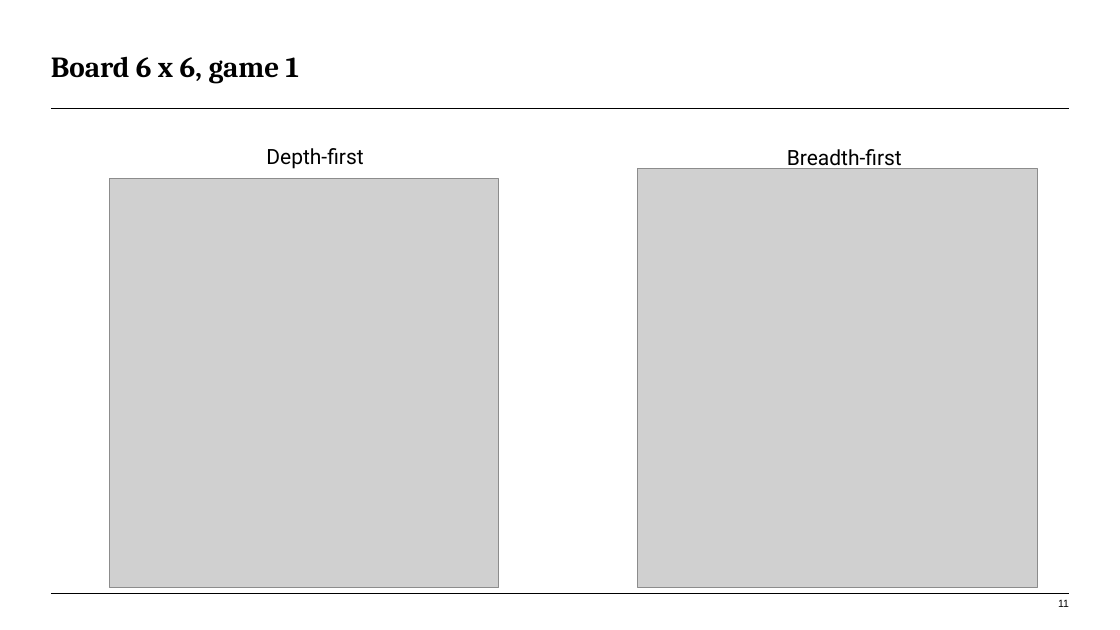
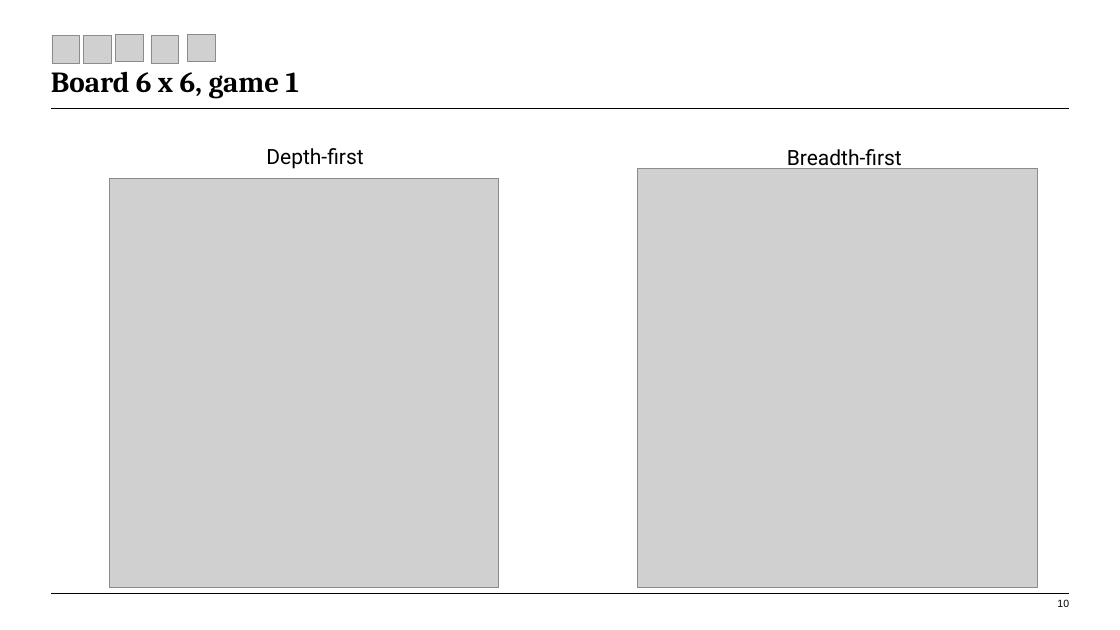
Before and after one commit to floorberkhout/commit4life, a slide deck: slide 10 of doc/ppt/officiele presentatie 2.pptx (slide 11 before the commit). Drawn at 1120x630 pixels with LibreOffice and Linux fonts; fonts in the diff are those of the drawing; grey boxes stand for pictures. Boxes give left, top, right and bottom in pixels: in the first picture for what was removed or moved away, otherwise in the second. Text is boxed around its words. In the diff, an @@ line names an element or a change of style, - is before the commit and + after.

```diff
--- a/doc/ppt/officiele presentatie 2.pptx
+++ b/doc/ppt/officiele presentatie 2.pptx
@@ title "Board 6 x 6, game ...": place and size @@
-title "Board 6 x 6, game ..." at (51,56,299,84)
+title "Board 6 x 6, game ..." at (51,71,299,99)
@@ picture added at (52,36,80,64) @@
@@ picture added at (83,36,111,64) @@
@@ picture added at (116,34,144,62) @@
@@ picture added at (151,36,179,64) @@
@@ picture added at (187,34,215,62) @@
@@ page number at (1057,599,1069,607): text changed @@
-11
+10
```
Also in this commit, not shown: 11 other slides changed, 3 slides added, 2 slides removed, 1 other file.
